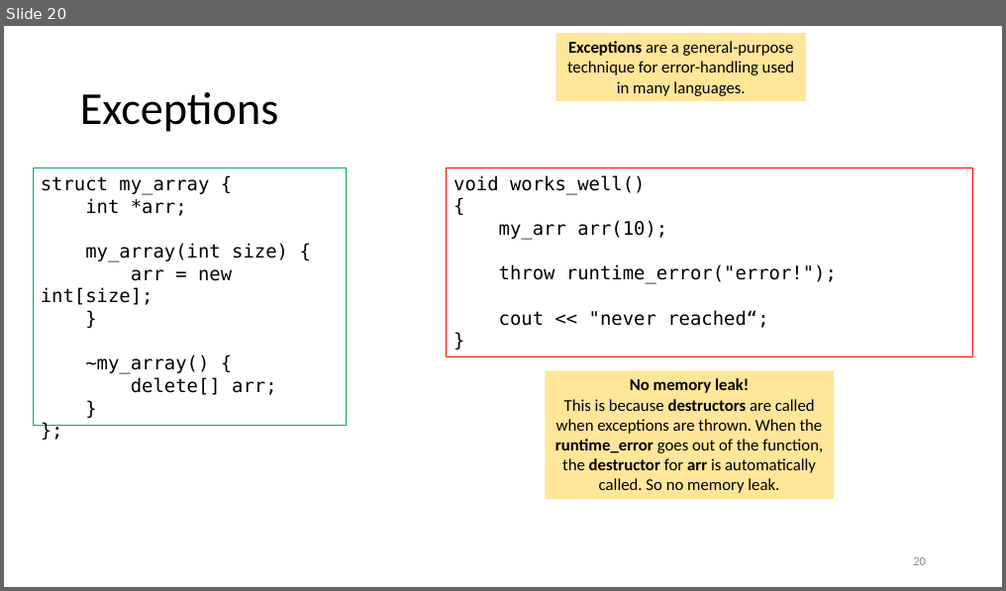
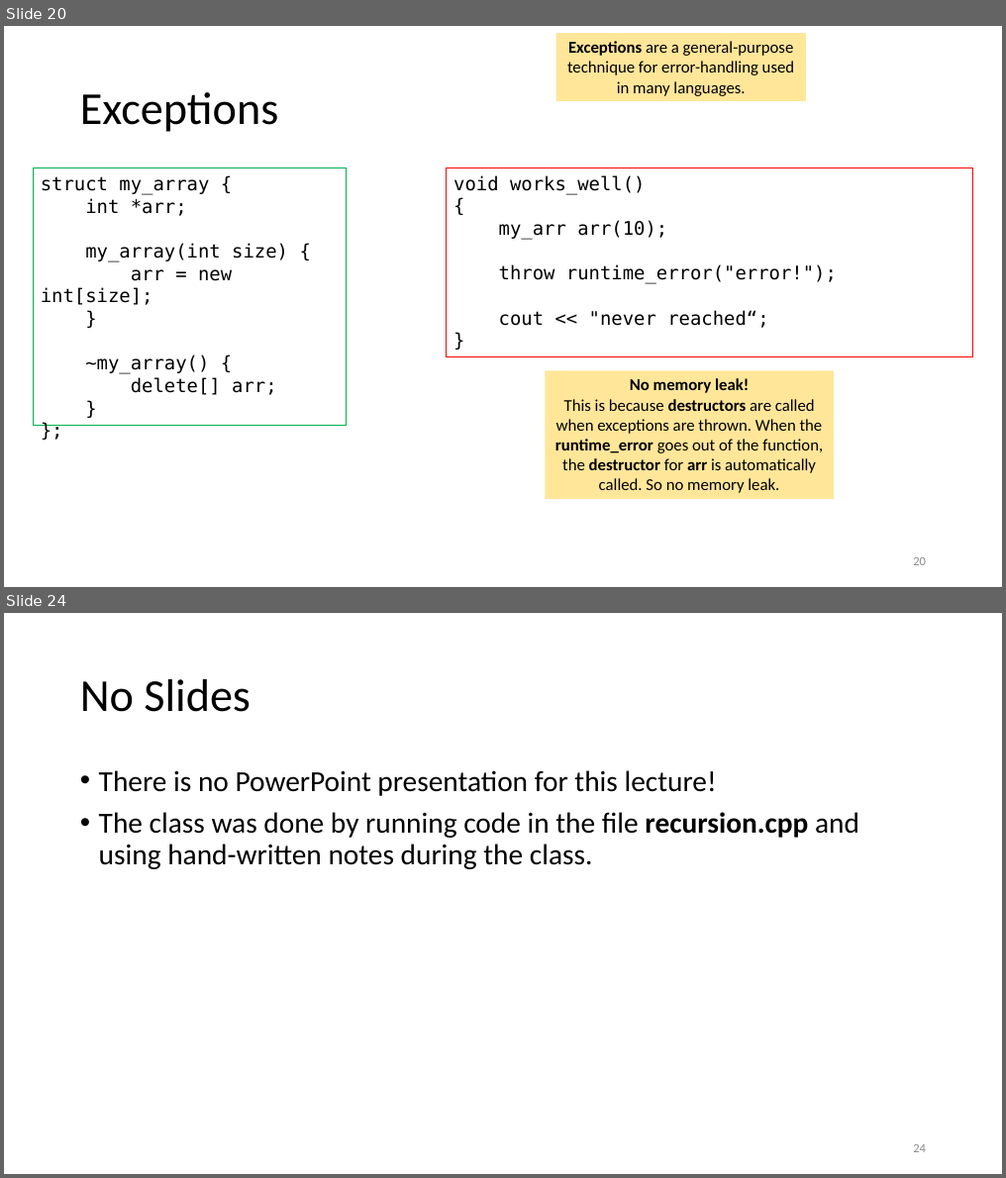
Before and after one commit to tjd1234/cmpt135spring2024, a slide deck: sample_code/week9/week9_cmpt135.pptx. Shown one above the other, each under a label of ours: slide 20 before the commit, slides 20 and 24 after it; the slides between them are not shown. The pictures are 1006x591 and 1006x1178 pixels, drawn with LibreOffice and Linux fonts; fonts in the diff are those of the drawing. Boxes give left, top, right and bottom in pixels: in the first picture for what was removed or moved away, otherwise in the second. Text is boxed around its words. In the diff, an @@ line names an element or a change of style, - is before the commit and + after.

```diff
--- a/sample_code/week9/week9_cmpt135.pptx
+++ b/sample_code/week9/week9_cmpt135.pptx
@@ slide 24 added at (4,613,1002,1174), background #FFFFFF @@
@@ title added at (80,679,251,712), 44 pt, text #000000 @@
+No Slides
@@ text added at (99,770,859,869), 28 pt, text #000000 @@
+• There is no PowerPoint presentation for this lecture!
+• The class was done by running code in the file recursion.cpp and using hand-written notes during the class.
@@ page number added at (913,1145,926,1153), 12 pt, text #8C8C8C @@
+24
```
Also in this commit, not shown: 1 other slide added, 25 other files.
